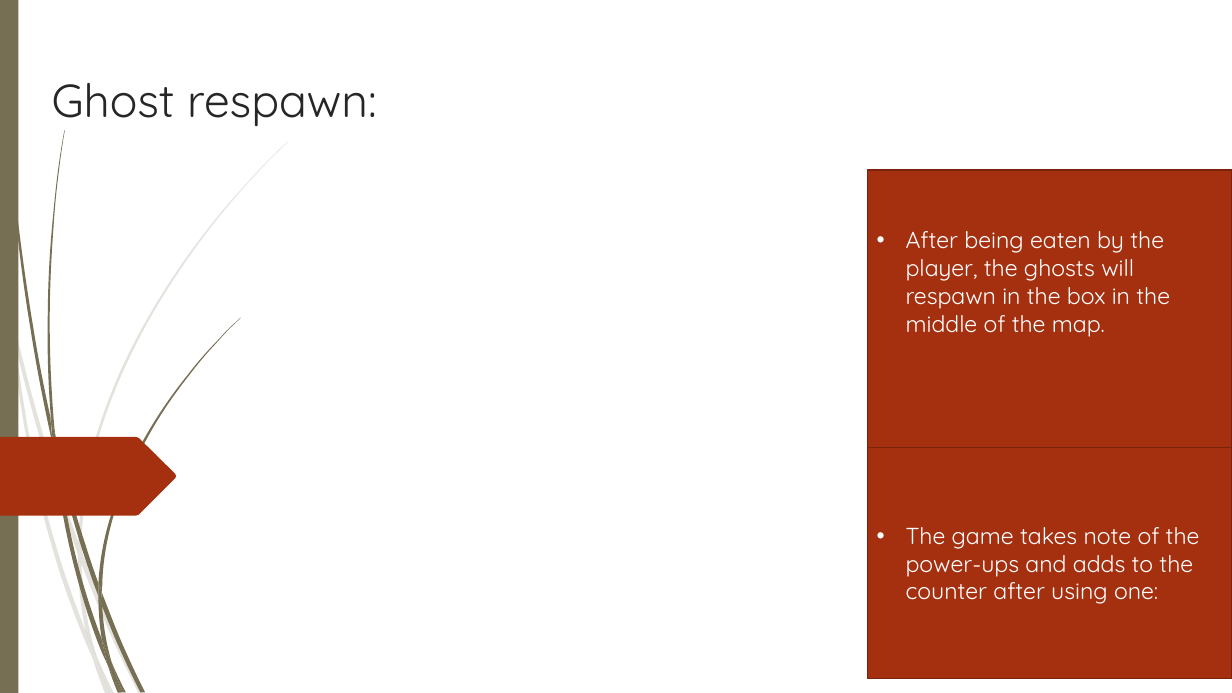
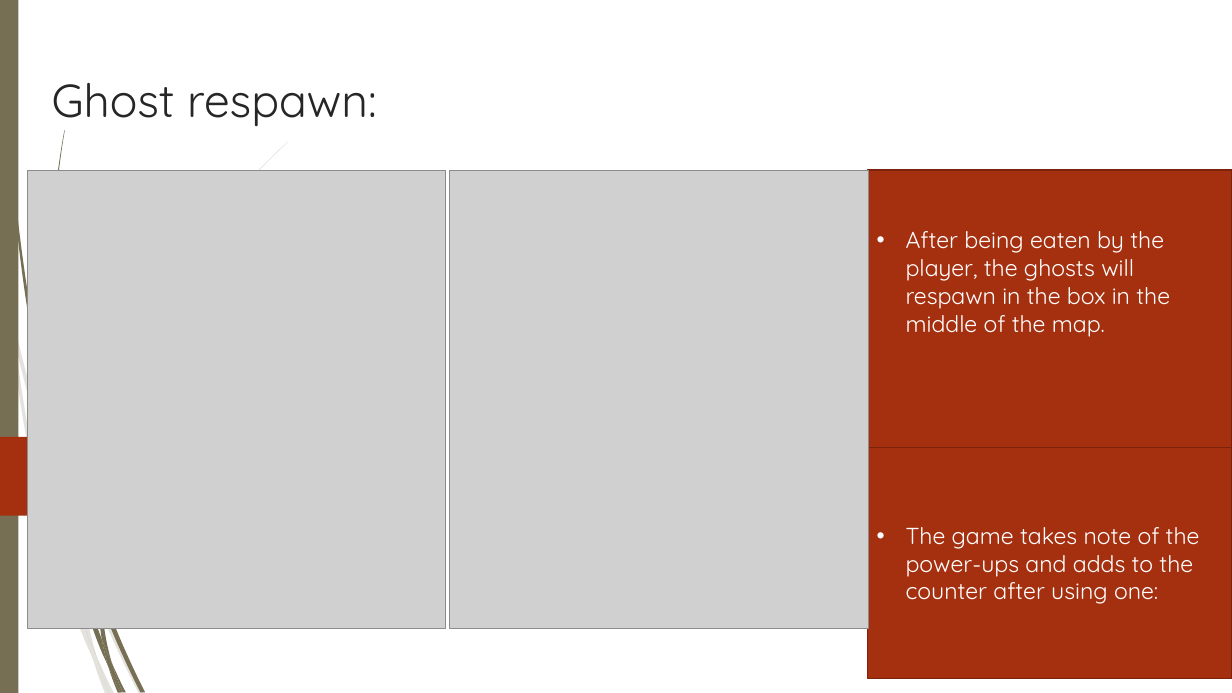
Before and after one commit to H-Tween/PR1-Pac-Man, a slide deck: slide 6 of Pac-Man (Python) PowerPoint Presentation.pptx. Drawn at 1232x693 pixels with LibreOffice and Linux fonts; fonts in the diff are those of the drawing; grey boxes stand for pictures; background and template pictures are left out. Boxes give left, top, right and bottom in pixels: in the first picture for what was removed or moved away, otherwise in the second. Text is boxed around its words. In the diff, an @@ line names an element or a change of style, - is before the commit and + after.

```diff
--- a/Pac-Man (Python) PowerPoint Presentation.pptx
+++ b/Pac-Man (Python) PowerPoint Presentation.pptx
@@ picture added at (x1=28, y1=170, x2=446, y2=628) @@
@@ picture added at (x1=450, y1=170, x2=869, y2=628) @@
@@ freeform shape removed at (x1=78, y1=542, x2=81, y2=564) @@
@@ group removed at (x1=51, y1=318, x2=240, y2=606): 4 freeform shapes @@
```
Also in this commit, not shown: 6 other slides changed.
